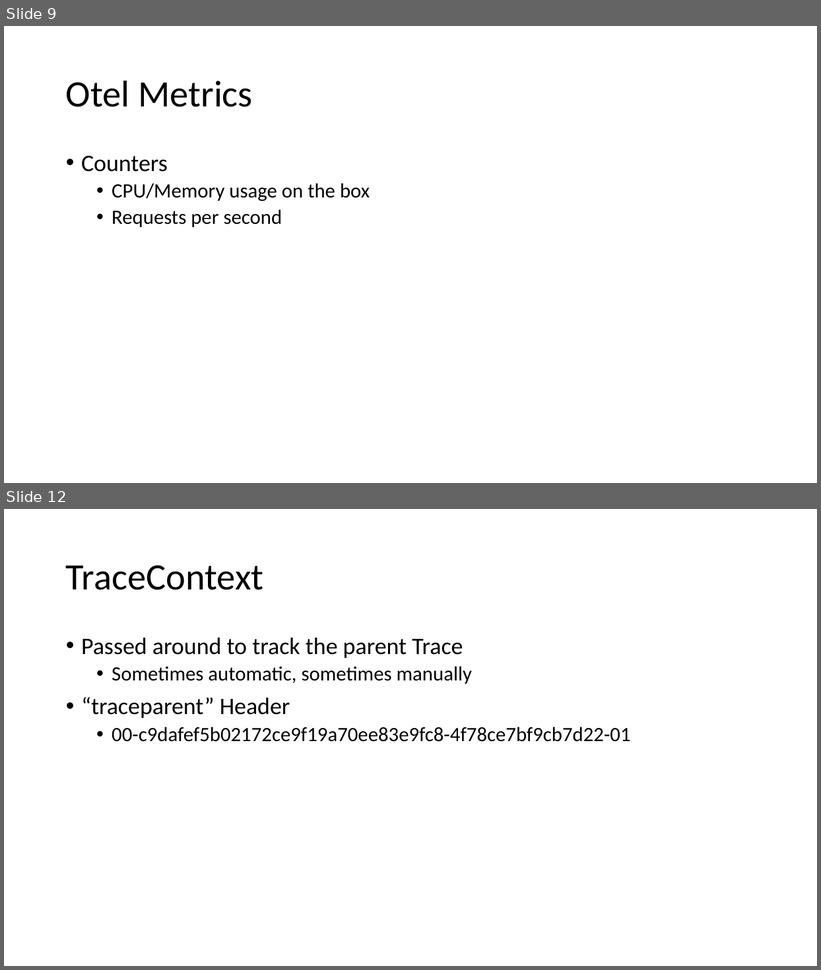
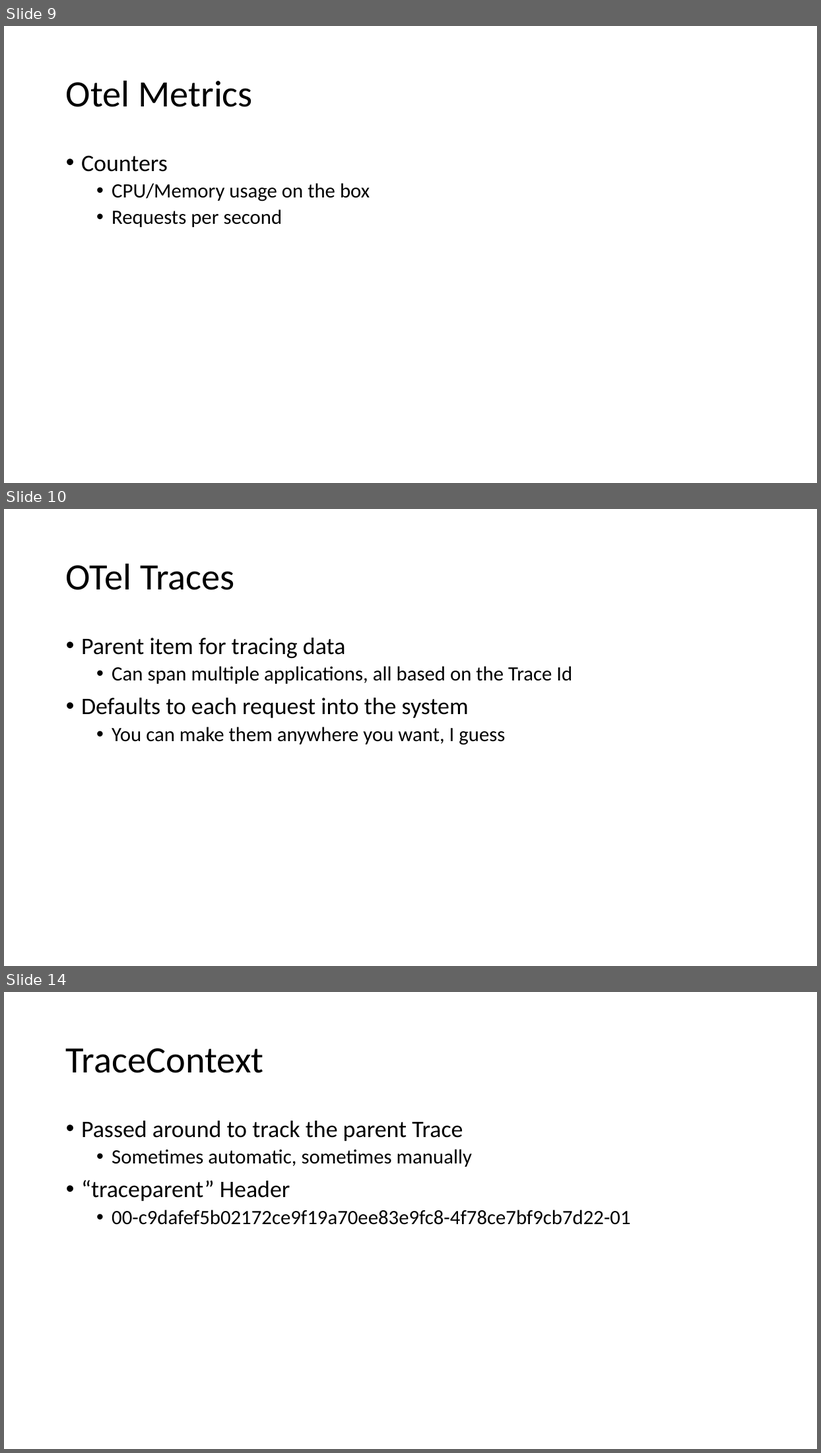
Before and after one commit to ProgrammerAL/Presentations-2023, a slide deck: 2023-03 - Orlando Code Camp - OpenTelemetry/Presentation.pptx. Shown one above the other, each under a label of ours: slides 9 and 12 before the commit, slides 9, 10 and 14 after it; the slides between them are not shown. The pictures are 821x970 and 821x1453 pixels, drawn with LibreOffice and Linux fonts; fonts in the diff are those of the drawing. Boxes give left, top, right and bottom in pixels: in the first picture for what was removed or moved away, otherwise in the second. Text is boxed around its words. In the diff, an @@ line names an element or a change of style, - is before the commit and + after.

```diff
--- a/2023-03 - Orlando Code Camp - OpenTelemetry/Presentation.pptx
+++ b/2023-03 - Orlando Code Camp - OpenTelemetry/Presentation.pptx
@@ slide 10 added at (x1=4, y1=509, x2=817, y2=966), background #FFFFFF @@
@@ title added at (x1=66, y1=563, x2=235, y2=590), 44 pt, text #000000 @@
+OTel Traces
@@ text added at (x1=81, y1=638, x2=572, y2=745), 24 pt, text #000000 @@
+• Parent item for tracing data
+  • Can span multiple applications, all based on the Trace Id
+• Defaults to each request into the system
+  • You can make them anywhere you want, I guess
@@ what was slide 12 is now slide 14 @@
```
Also in this commit, not shown: 7 slides changed, 4 other slides added.
